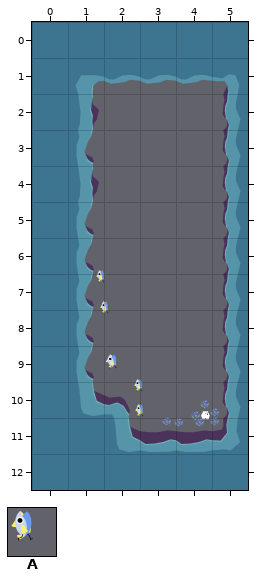
Tiled map: assets/maps/map1.tmx. This is how it looked before the edit.
Cells are 512x512 px. Shown: x 0..5, y 0..12.
Key: from "salmon_walk_2_small": A 0.
Objects are placed by their top-left corner, in cells (3,4 is the top-left corner of cell 3,4); size is 1x1 cell unless given.
Layers that did not change in this view are not listed.
Objects on layer "Enemies" before:
A at 1.8,6.9 size 0.5x0.5
A at 1.9,7.7 size 0.5x0.5
A at 2,9.2 size 0.7x0.6
A at 2.8,9.9 size 0.5x0.5
A at 2.8,10.6 size 0.5x0.5
Now the later version:
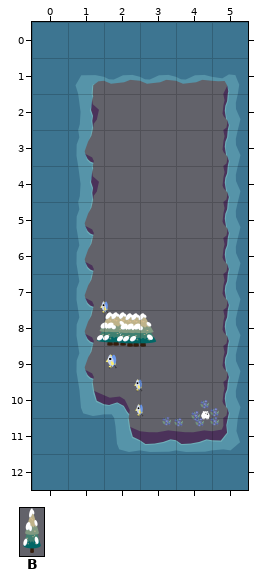
Further tiles: from "tundra_tree_snow_small": B 0.
What changed:
Layer "Enemies":
removed: A at 1.8,6.9 size 0.5x0.5
Layer "Trees":
added: B at 1.7,8
added: B at 2,8.1
added: B at 1.8,8.1
added: B at 2.2,8.1
added: B at 2.4,8.1
added: B at 2.6,8.1
